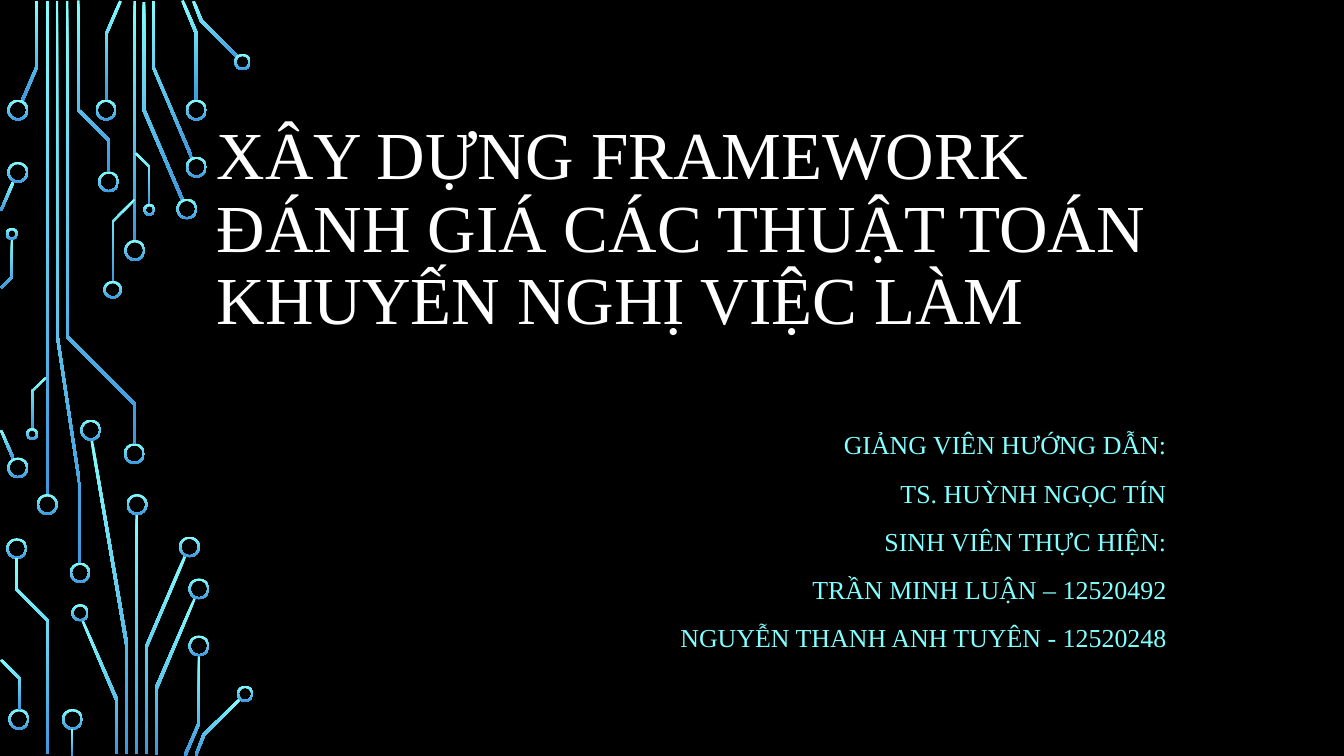
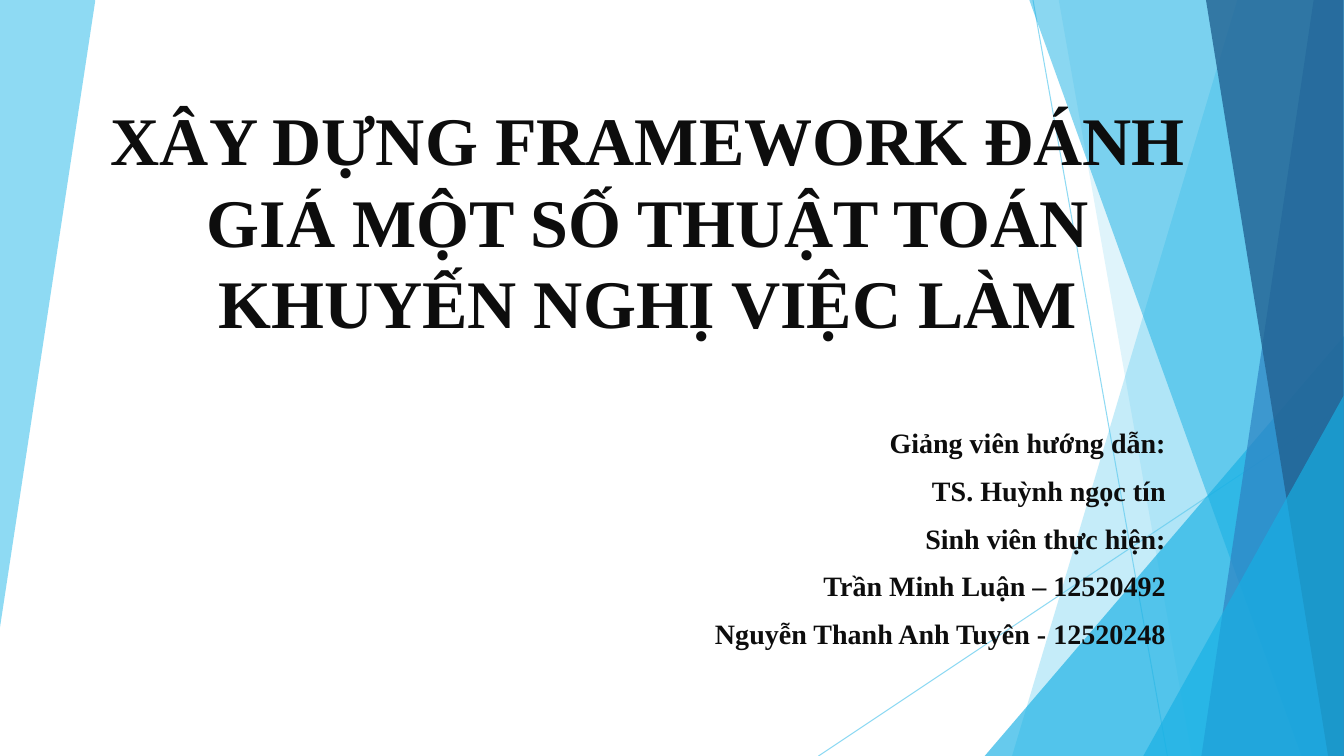
Before and after one commit to tuyennta/JobRecSys, a slide deck: slide 1 of Documents/Báo cáo/Bao cao KLTN.pptx. Drawn at 1344x756 pixels with LibreOffice and Linux fonts; fonts in the diff are those of the drawing; background and template pictures are left out. Boxes give left, top, right and bottom in pixels: in the first picture for what was removed or moved away, otherwise in the second. Text is boxed around its words. In the diff, an @@ line names an element or a change of style, - is before the commit and + after.

```diff
--- a/Documents/Báo cáo/Bao cao KLTN.pptx
+++ b/Documents/Báo cáo/Bao cao KLTN.pptx
@@ background picture (left out) to #FFFFFF @@
@@ freeform shape: place and size @@
-freeform shape at box(55, 1, 82, 564)
+freeform shape at box(0, 0, 95, 627)
@@ freeform shape at box(0, 0, 95, 627): fill gradient #82FFFF to #3D97DE to #5FCBEF at 70% opacity @@
@@ title at box(111, 112, 1184, 341): text changed; size 48 to 48.6 pt; text colour #FFFFFF to #0D0D0D; bold on @@
-XÂY DỰNG FRAMEWORK ĐÁNH GIÁ CÁC THUẬT TOÁN KHUYẾN NGHỊ VIỆC LÀM
+XÂY DỰNG FRAMEWORK ĐÁNH GIÁ MỘT SỐ THUẬT TOÁN KHUYẾN NGHỊ VIỆC LÀM
@@ group added at box(819, 0, 1344, 756): 5 freeform shapes, 2 lines, 2 triangles @@
@@ subtitle at box(715, 432, 1166, 649): text changed; size 18.5 to 20 pt; text colour #82FFFF to #0D0D0D; bold on @@
-GIẢNG VIÊN HƯỚNG DẪN:
-TS. HUỲNH NGỌC TÍN
-SINH VIÊN THỰC HIỆN:
-TRẦN MINH LUẬN – 12520492
-NGUYỄN THANH ANH TUYÊN - 12520248
+Giảng viên hướng dẫn:
+TS. Huỳnh ngọc tín
+Sinh viên thực hiện:
+Trần Minh Luận – 12520492
+Nguyễn Thanh Anh Tuyên - 12520248
@@ group removed at box(0, 0, 254, 756): 49 freeform shapes, 4 rectangles @@
```
Also in this commit, not shown: 1 other slide changed, 14 slides added.
